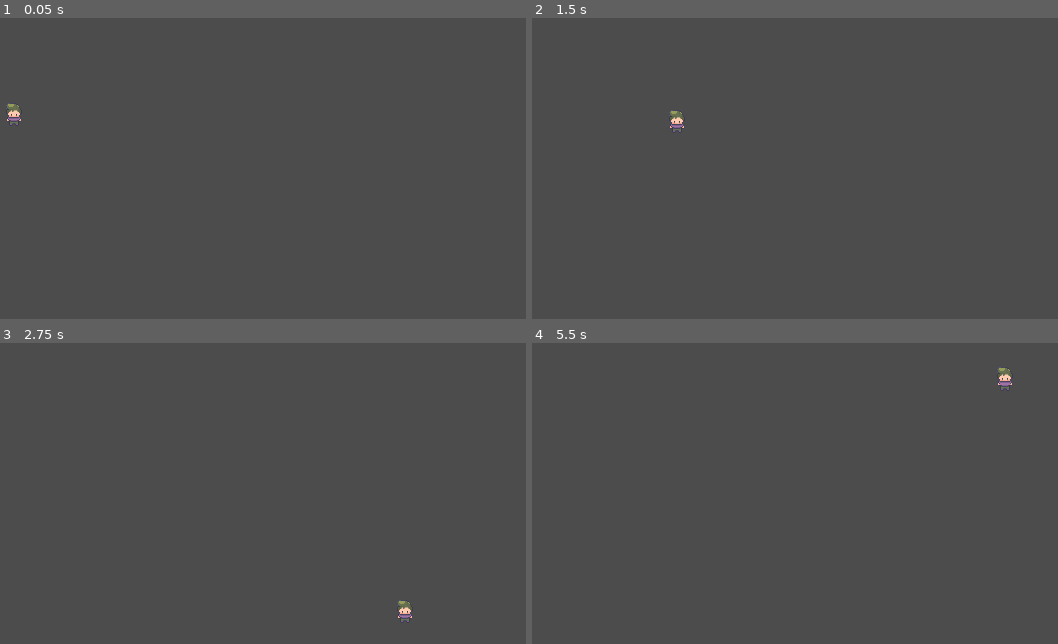
Above: before the commit, frames 1-4 (two rows, left to right).
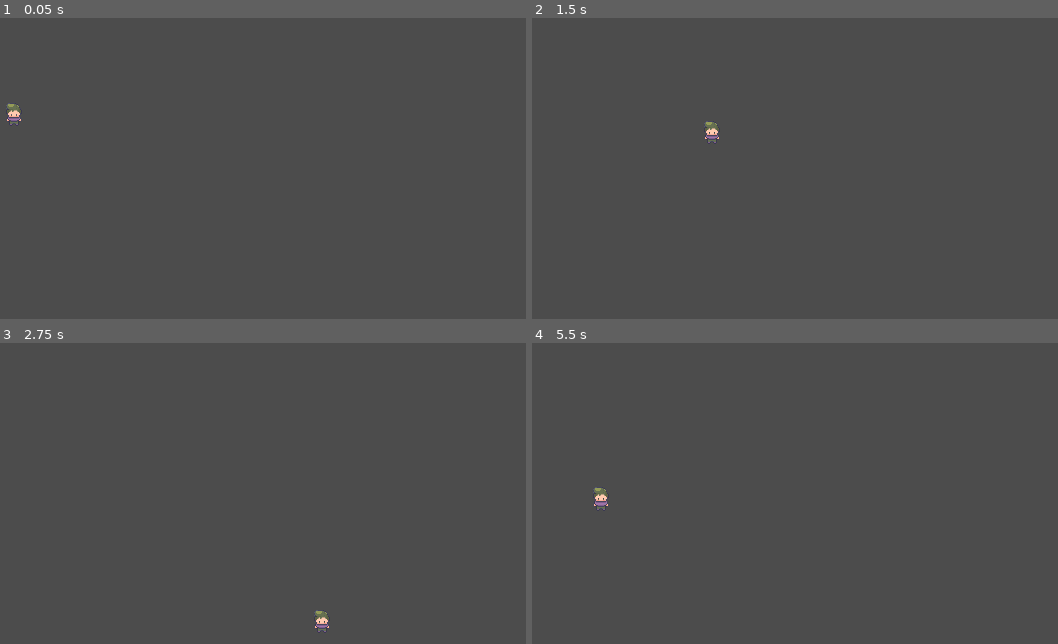
Above: after the commit, the same moments.

Repository: clubbrocoli/pld-practicas
Game: Godot game, scene res://player.tscn
Two runs of this game, one before a commit and one after it. Both use one fixed random seed, a clock stepped at 60 frames per second and the inputs below. The project has no main scene, so this scene is started directly.
Inputs:
- Up to frame 1 (0.05 s): no input
- Up to frame 2 (1.5 s): tap Enter at 0.5 s; hold D (mv_right) 0.53-1.28 s; hold S (mv_down) from 1.28 s (still down)
- Up to frame 3 (2.75 s): release S (mv_down) at 2.03 s; hold D (mv_right) from 2.03 s (still down)
- Up to frame 4 (5.5 s): release D (mv_right) at 2.78 s; hold W (mv_up) 2.78-3.53 s; hold A (mv_left) 3.53-5.03 s; hold S (mv_down) from 5.03 s (still down)

The runs differ from the first frame. In frame 1, less than 0.1% of the frame differs, in the area x 2-4%, y 31-33%; in frame 2, 0.2%; in frame 3, 0.2%; in frame 4, 0.3%, in the area x 11-92%, y 7-56%.

Commit message:
:art: Simplify player movement code

Diff:
--- a/GuerraDeAbrazos/player.gd
+++ b/GuerraDeAbrazos/player.gd
@@ -2,38 +2,32 @@
 
 export var max_speed = 1000
 export var accel = 2700
-export var friction = 100
+export var friction = 1000
 
-export(float) var bounce_treshold = 0.3
-export(float) var bounce_factor = 0.6
-
-var vel = Vector2.ZERO
+var motion = Vector2.ZERO
 var input = Vector2.ZERO
 var was_on_wall = false
 
 func _physics_process(delta):
 	get_input()
 
-	# Calculate velocity
 	if input == Vector2.ZERO:
-		vel = vel.linear_interpolate(Vector2.ZERO, 2 * delta)
+		apply_friction(delta)
 	else:
-		var extra_vel = input * accel * delta
-		vel += extra_vel
-		if vel.length() > max_speed:
-			vel = vel.move_toward(vel.normalized() * max_speed, friction * delta + extra_vel.length())
+		apply_movement(delta)
 
-	# Move and bounce / slide with velocity
-	if vel.length() > max_speed * bounce_treshold && !was_on_wall:
-		var collision = move_and_collide(vel * delta)
-		if collision:
-			vel = vel.bounce(collision.normal) * bounce_factor
-	else:
-		vel = move_and_slide(vel, Vector2.ZERO)
-
-	was_on_wall = is_on_wall()
+	motion = move_and_slide(motion, Vector2.ZERO)
 
 func get_input():
 	input.x = Input.get_action_strength("mv_right") - Input.get_action_strength("mv_left")
 	input.y = Input.get_action_strength("mv_down") - Input.get_action_strength("mv_up")
 	input = input.normalized()
+
+func apply_friction(delta):
+	motion = motion.move_toward(Vector2.ZERO, friction * delta)
+
+func apply_movement(delta):
+	var movement = input * accel * delta
+	motion += movement
+	if motion.length() > max_speed:
+		motion = motion.move_toward(motion.normalized() * max_speed, friction * delta + movement.length())
--- a/GuerraDeAbrazos/player.tscn
+++ b/GuerraDeAbrazos/player.tscn
@@ -132,8 +132,8 @@
 __meta__ = {
 "_edit_group_": true
 }
-max_speed = 250
-accel = 300
+max_speed = 200
+accel = 1000
 
 [node name="CollisionShape2D" type="CollisionShape2D" parent="."]
 position = Vector2( 0, 4 )
@@ -142,4 +142,5 @@
 [node name="AnimatedSprite" type="AnimatedSprite" parent="."]
 frames = SubResource( 26 )
 animation = "idle_front"
+frame = 5
 playing = true
--- a/GuerraDeAbrazos/project.godot
+++ b/GuerraDeAbrazos/project.godot
@@ -73,7 +73,7 @@
 mv_down={
 "deadzone": 0.5,
 "events": [ Object(InputEventKey,"resource_local_to_scene":false,"resource_name":"","device":0,"alt":false,"shift":false,"control":false,"meta":false,"command":false,"pressed":false,"scancode":83,"unicode":0,"echo":false,"script":null)
-, Object(InputEventJoypadMotion,"resource_local_to_scene":false,"resource_name":"","device":0,"axis":3,"axis_value":1.0,"script":null)
+, Object(InputEventJoypadMotion,"resource_local_to_scene":false,"resource_name":"","device":0,"axis":1,"axis_value":1.0,"script":null)
  ]
 }
 
